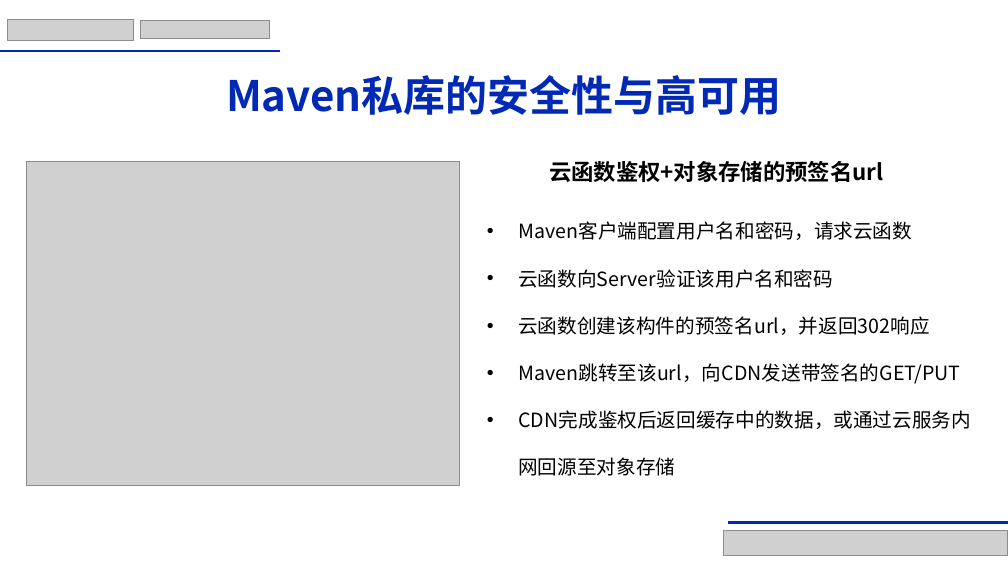
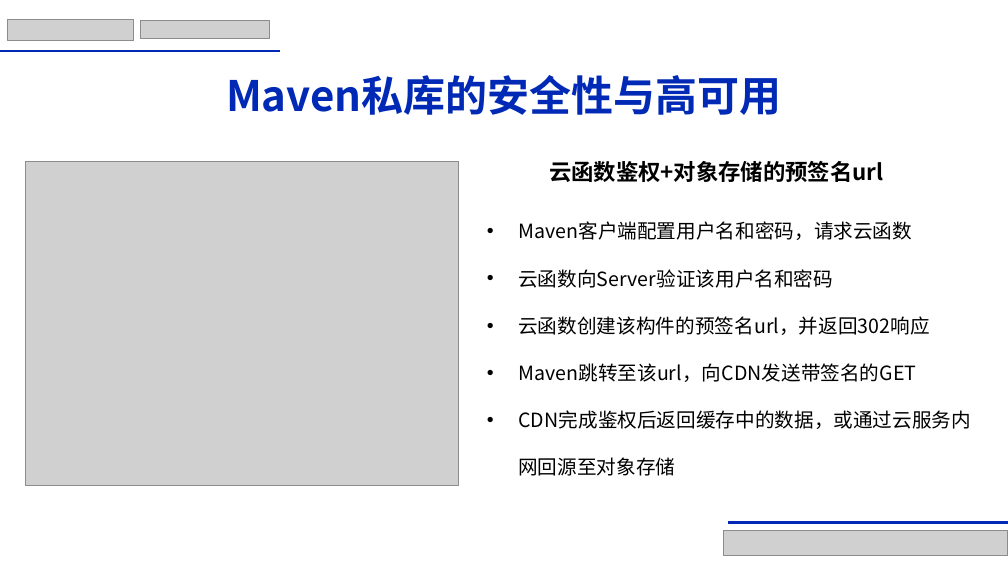
Before and after one commit to AnneYang720/openeuler-maven, a slide deck: slide 10 of 决赛答辩-AnneY.pptx. Drawn at 1008x567 pixels with LibreOffice and Linux fonts; fonts in the diff are those of the drawing; grey boxes stand for pictures. Boxes give left, top, right and bottom in pixels: in the first picture for what was removed or moved away, otherwise in the second. Text is boxed around its words. In the diff, an @@ line names an element or a change of style, - is before the commit and + after.

```diff
--- a/决赛答辩-AnneY.pptx
+++ b/决赛答辩-AnneY.pptx
@@ text at (518,363,916,382): text changed @@
-• Maven跳转至该url，向CDN发送带签名的GET/PUT
+• Maven跳转至该url，向CDN发送带签名的GET
```
Also in this commit, not shown: 1 other file.
